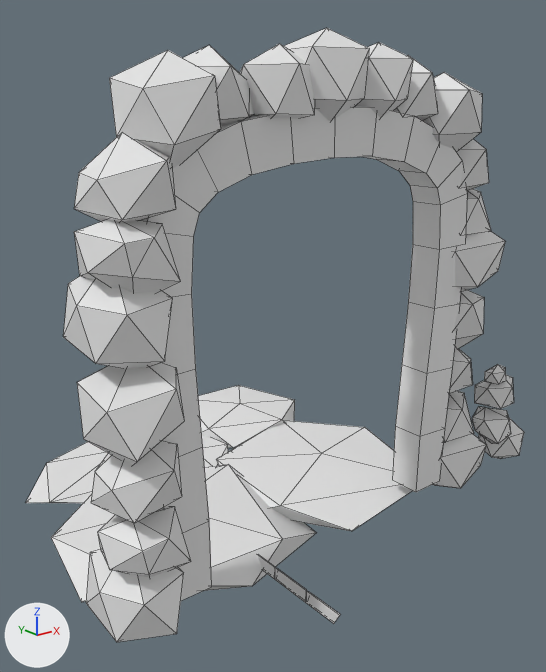
Renders of the Blender file Assets/Models/portalDoor.blend from each side of a commit.
Rendered twice from a 50 mm lens placed at (-6.69, -7.4, 6.38), pointed at (0.68, 1.82, 2.69). The axes (+X, +Y, +Z) are drawn at lower left. The lights are the same throughout. Mesh edges are drawn as thin lines.

Names of what the first picture shows: 'Foor', 'Portal'.
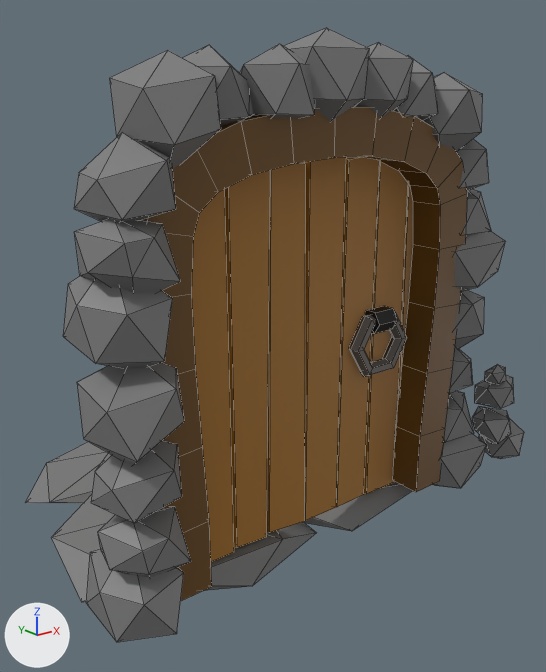
Boxes [x1, y1, x2, y2] around the edits, measured in the pictures (546 x 672 px):
'Door', added (brown)
    after: [192, 157, 413, 562]
    faces in mat_lightwood (brown #a57024): [192, 157, 413, 562]
    faces in mat_steel (dark grey #655f5b): [349, 311, 406, 377]
    faces in mat_black (black #191817): [365, 306, 397, 334]
'Foor', deleted
    before: [258, 555, 341, 623]
part 1 of me_beziercurve, recoloured (grey to brown)
    both: [138, 107, 467, 601]
part 2 of me_beziercurve, recoloured
    both: [26, 28, 524, 642]

The change, as a list of edits to the scene's bpy script:
```text
Add mat_wood:
    mat_wood = principled_material('Wood')
    mat_wood.base_color = (0.147, 0.0662, 0.00873)  # brown #6b4917
Add mat_stone:
    mat_stone = principled_material('Stone')
    mat_stone.base_color = (0.203, 0.203, 0.203)  # grey #7c7c7c
Add mat_lightwood:
    mat_lightwood = principled_material('LightWood')
    mat_lightwood.base_color = (0.377, 0.163, 0.0176)  # brown #a57024
Add mat_black:
    mat_black = principled_material('Black')
    mat_black.base_color = (0.00992, 0.00908, 0.00843)  # black #191817
Add mat_steel:
    mat_steel = principled_material('Steel')
    mat_steel.base_color = (0.13, 0.115, 0.104)  # dark grey #655f5b
Change me_beziercurve:
    where me_beziercurve.from_pydata(...)  # 444 vertices, 682 faces; spans x -3.59..4.67, y -0.94..5.9, z -0.58..7.2
    used by ob_portal; location = (0.0, 0.0, 0.0)
    me_beziercurve part 1: 82 faces spanning x -2.78..2.79, y -0.26..0.26, z 0.28..6.29 switch from no material to mat_wood (brown #6b4917)
    me_beziercurve part 2: 600 faces spanning x -3.59..4.67, y -0.94..5.9, z -0.58..7.2 switch from no material to mat_stone (grey #7c7c7c)
Add me_cube_008_1:
    me_cube_008_1.from_pydata(...)  # 112 vertices, 92 faces; spans x -0.05..4.97, y -0.36..0.11, z -2.8..2.69
    # faces by material slot: [48, 36, 8]
    me_cube_008_1.materials.append(mat_lightwood)  # brown #a57024
    me_cube_008_1.materials.append(mat_steel)  # dark grey #655f5b
    me_cube_008_1.materials.append(mat_black)  # black #191817
Remove ob_foor:
    ob_foor = bpy.data.objects.new('Foor', me_cube_008)
    ob_foor.parent = ob_portal
    ob_foor.location = (-0.909, 1.023, 0.1)
    ob_foor.rotation_euler = (0.0, 0.0, -1.571)  # degrees (0, 0, -90)
    ob_foor.scale = (-1.06, -0.121, -0.0353)
Add ob_door:
    ob_door = bpy.data.objects.new('Door', me_cube_008_1)
    ob_door.location = (-2.52, 0.38, 2.87)
    ob_door.rotation_euler = (0.0, 3.142, 0.0)  # degrees (0, 180, 0)
    ob_door.scale = (-1.06, 1.05, 1.02)
```
